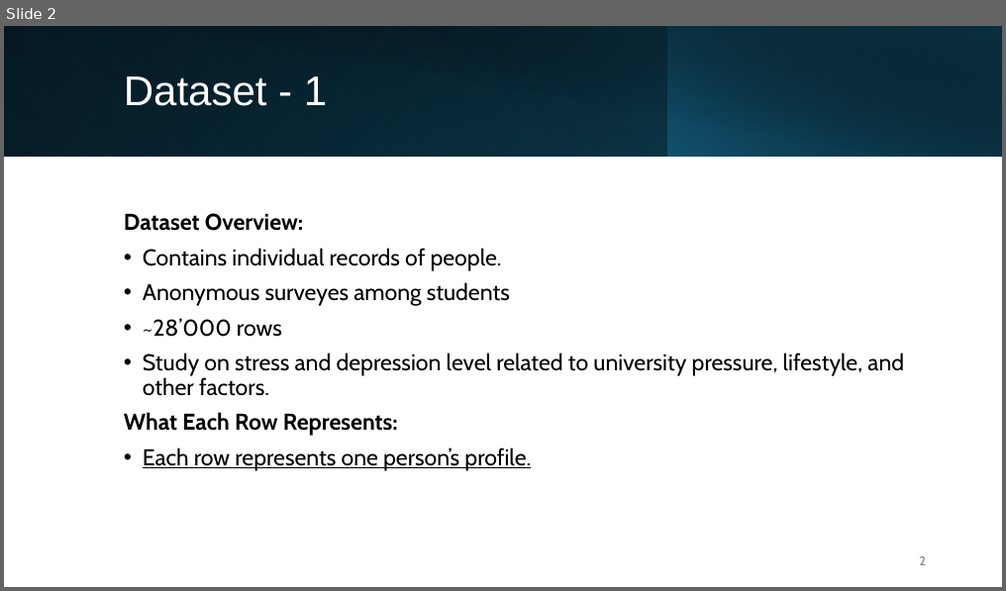
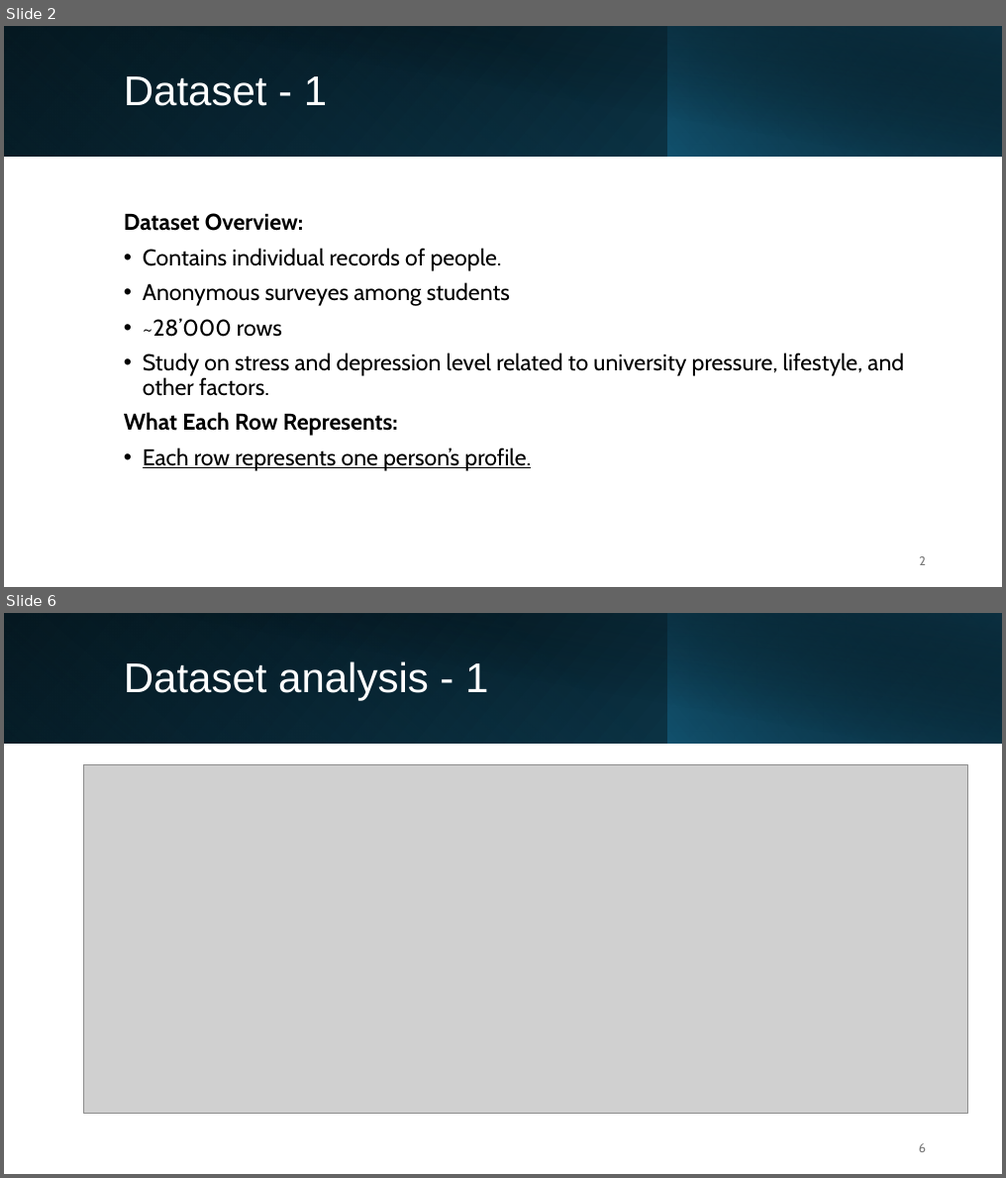
Before and after one commit to MicheaColautti/DataScience-Prog1, a slide deck: Doc/Project 1 - Final presentation.pptx. Shown one above the other, each under a label of ours: slide 2 before the commit, slides 2 and 6 after it; the slides between them are not shown. The pictures are 1006x591 and 1006x1178 pixels, drawn with LibreOffice and Linux fonts; fonts in the diff are those of the drawing; grey boxes stand for pictures. Boxes give left, top, right and bottom in pixels: in the first picture for what was removed or moved away, otherwise in the second. Text is boxed around its words. In the diff, an @@ line names an element or a change of style, - is before the commit and + after.

```diff
--- a/Doc/Project 1 - Final presentation.pptx
+++ b/Doc/Project 1 - Final presentation.pptx
@@ slide 6 added at box(4, 613, 1002, 1174), background #FFFFFF @@
@@ rectangle added at box(4, 613, 1002, 744), fill gradient #000000 to #104862 @@
@@ rectangle added at box(4, 613, 668, 744), fill gradient #156082 to #0B3041 @@
@@ rectangle added at box(42, 613, 1002, 744), fill gradient #000000 to #0B3041 @@
@@ rectangle added at box(668, 613, 1002, 744), fill gradient #156082 to #000000 @@
@@ title added at box(124, 662, 488, 701), 40 pt, text #FFFFFF @@
+Dataset analysis - 1
@@ picture added at box(83, 765, 967, 1113) @@
@@ page number added at box(919, 1144, 926, 1153), 12 pt, text #797979 @@
+6
```
Also in this commit, not shown: 2 slides changed, 1 other slide added, 1 other file.
